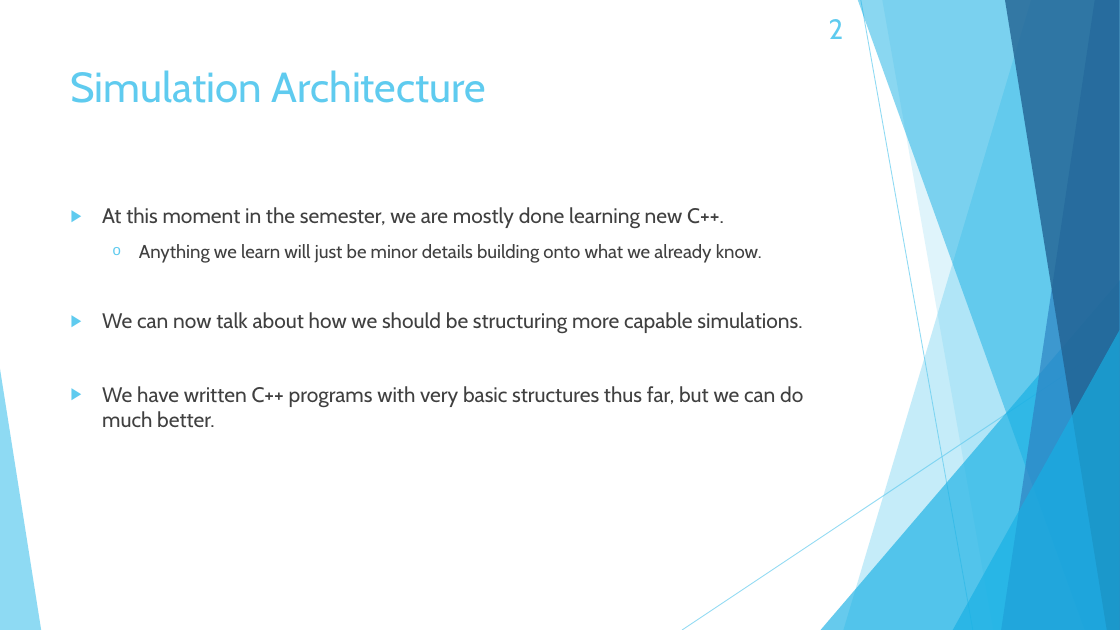
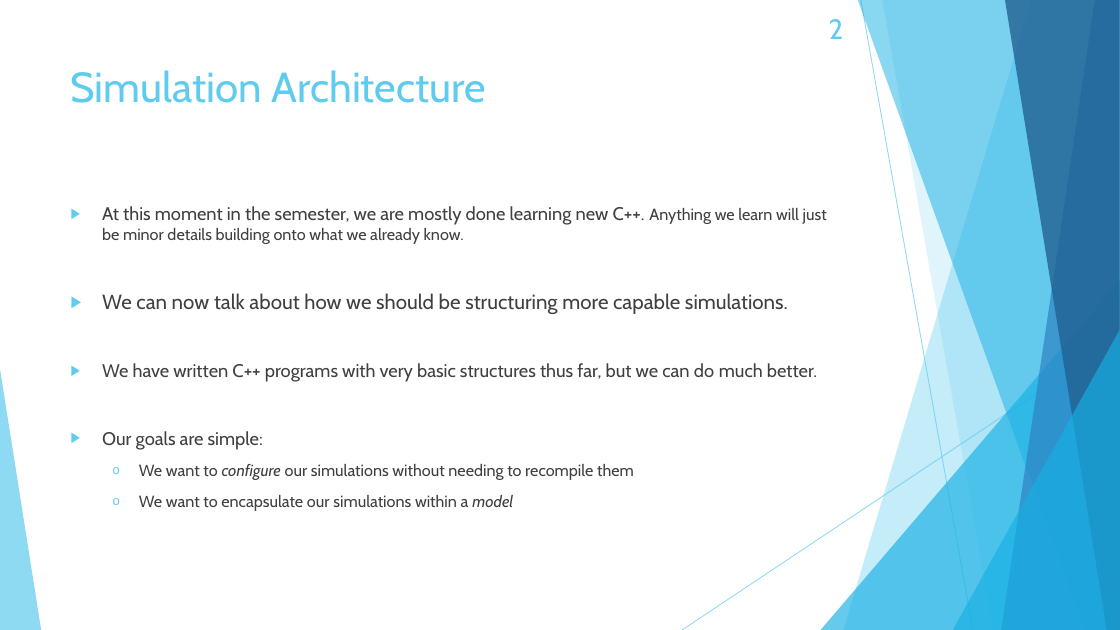
Before and after one commit to ruc-sci-comp/cpp-class-notes, a slide deck: slide 2 of class-09/Class 09.pptx. Drawn at 1120x630 pixels with LibreOffice and Linux fonts; fonts in the diff are those of the drawing. Boxes give left, top, right and bottom in pixels: in the first picture for what was removed or moved away, otherwise in the second. Text is boxed around its words. In the diff, an @@ line names an element or a change of style, - is before the commit and + after.

```diff
--- a/class-09/Class 09.pptx
+++ b/class-09/Class 09.pptx
@@ text at box(102, 206, 827, 244): text changed; size 16 to 13.9 pt @@
-▶ At this moment in the semester, we are mostly done learning new C++.
-  o Anything we learn will just be minor details building onto what we already know.
+▶ At this moment in the semester, we are mostly done learning new C++. Anything we learn will just be minor details building onto what we already know.
@@ text at box(102, 293, 817, 382): size 18 to 17.6 pt in "We can now talk about how we ..."; size 18 to 15.7 pt in "We have written C++ programs with very ..." @@
@@ text at box(102, 431, 634, 511): paragraphs added @@
+▶ Our goals are simple:
+  o We want to configure our simulations without needing to recompile them
+  o We want to encapsulate our simulations within a model
```
Also in this commit, not shown: 3 slides removed, 2 other files.
